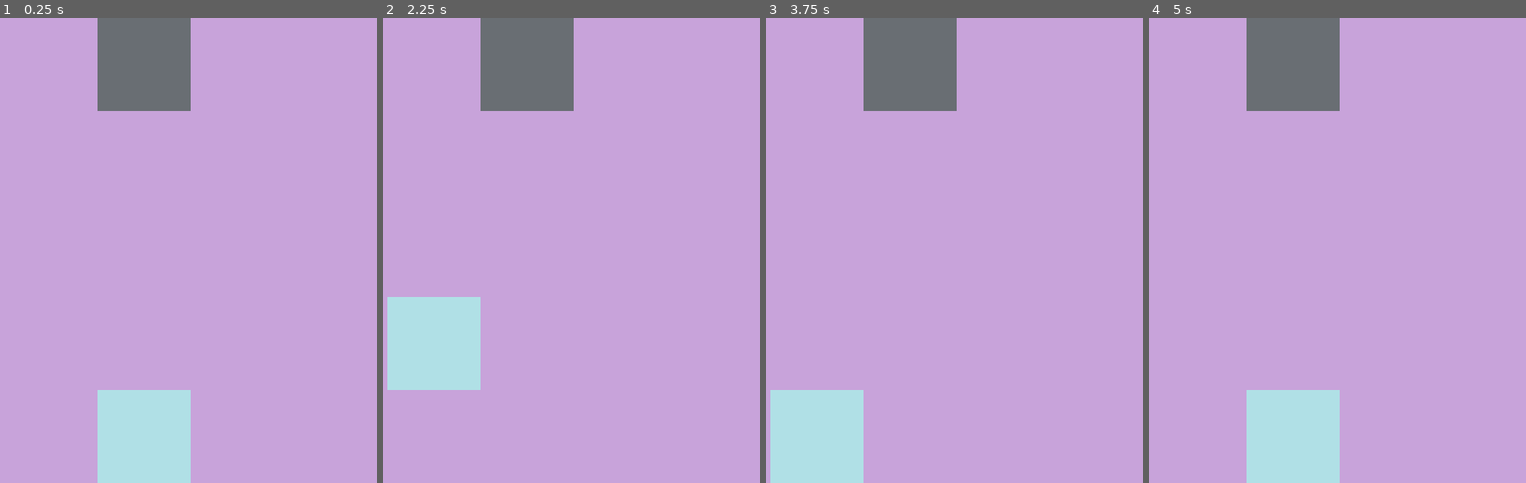
Above: before the commit, frames 1-4 (left to right).
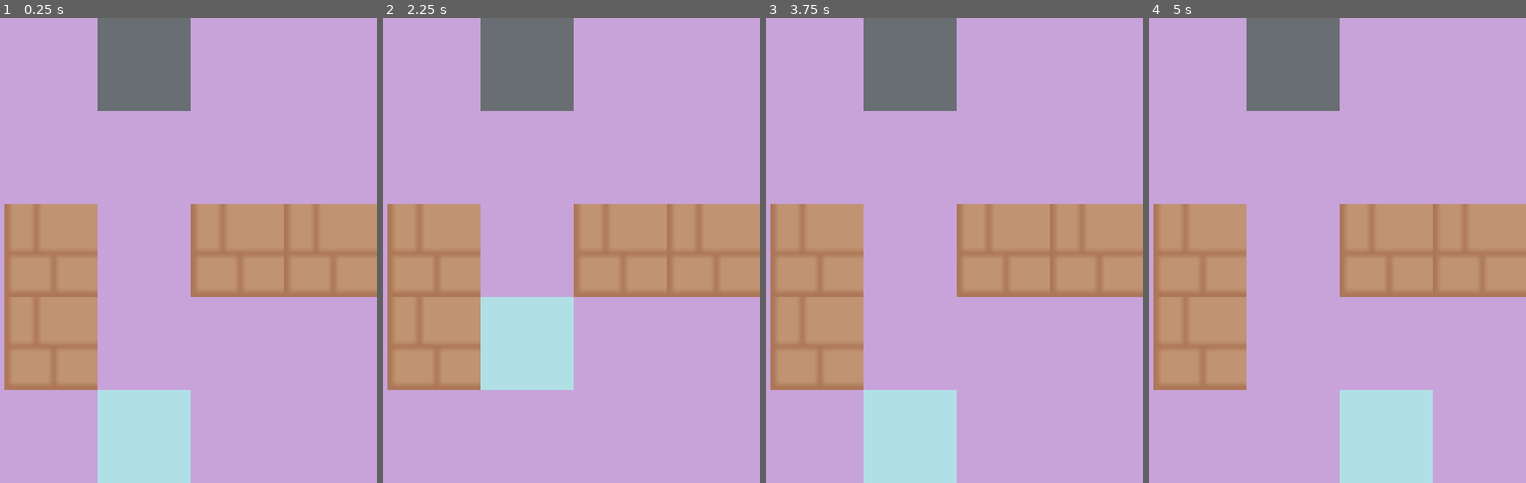
Above: after the commit, the same moments.

Repository: yifan-lee/ATB_Tower_Climber
Game: Godot game, scene res://scenes/game.tscn
Two runs of this game, one before a commit and one after it. Both use one fixed random seed, a clock stepped at 60 frames per second and the inputs below. The project has no main scene, so this scene is started directly.
Inputs:
- Up to frame 1 (0.25 s): no input
- Up to frame 2 (2.25 s): tap Enter at 0.5, 2 s; hold Up (ui_up) 0.53-2.03 s; tap Space at 1.25 s; hold Left (ui_left) from 2.03 s (still down)
- Up to frame 3 (3.75 s): tap Space at 2.75 s; tap Enter at 3.5 s; release Left (ui_left) at 3.53 s; hold Down (ui_down) from 3.53 s (still down)
- Up to frame 4 (5 s): tap Space at 4.25 s; release Down (ui_down) at 4.28 s; hold Right (ui_right) from 4.28 s (still down)

The runs differ from the first frame. In frame 1, 20% of the frame differs, in the area x 1-100%, y 40-80%; in frame 2, 25%; in frame 3, 30%, in the area x 1-100%, y 40-100%; in frame 4, 30%.

Commit message:
add wall

Diff:
--- /dev/null
+++ b/assets/tilesets/walls.tres
@@ -0,0 +1,310 @@
+[gd_resource type="TileSet" format=3 uid="uid://on0xx8elxuqt"]
+
+[ext_resource type="Texture2D" uid="uid://c6axvug0uigk8" path="res://assets/sprites/wall.png" id="1_h758o"]
+
+[sub_resource type="TileSetAtlasSource" id="TileSetAtlasSource_h758o"]
+texture = ExtResource("1_h758o")
+0:0/0 = 0
+1:0/0 = 0
+2:0/0 = 0
+3:0/0 = 0
+4:0/0 = 0
+5:0/0 = 0
+6:0/0 = 0
+7:0/0 = 0
+8:0/0 = 0
+9:0/0 = 0
+10:0/0 = 0
+11:0/0 = 0
+12:0/0 = 0
+13:0/0 = 0
+14:0/0 = 0
+15:0/0 = 0
+16:0/0 = 0
+17:0/0 = 0
+18:0/0 = 0
+19:0/0 = 0
+20:0/0 = 0
+21:0/0 = 0
+22:0/0 = 0
+23:0/0 = 0
+24:0/0 = 0
+25:0/0 = 0
+26:0/0 = 0
+27:0/0 = 0
+28:0/0 = 0
+29:0/0 = 0
+30:0/0 = 0
+31:0/0 = 0
+0:1/0 = 0
+1:1/0 = 0
+2:1/0 = 0
+3:1/0 = 0
+4:1/0 = 0
+5:1/0 = 0
+6:1/0 = 0
+7:1/0 = 0
+8:1/0 = 0
+9:1/0 = 0
+10:1/0 = 0
+11:1/0 = 0
+12:1/0 = 0
+13:1/0 = 0
+14:1/0 = 0
+15:1/0 = 0
+16:1/0 = 0
+17:1/0 = 0
+18:1/0 = 0
+19:1/0 = 0
+20:1/0 = 0
+21:1/0 = 0
+22:1/0 = 0
+23:1/0 = 0
+24:1/0 = 0
+25:1/0 = 0
+26:1/0 = 0
+27:1/0 = 0
+28:1/0 = 0
+29:1/0 = 0
+30:1/0 = 0
+31:1/0 = 0
+0:2/0 = 0
+1:2/0 = 0
+2:2/0 = 0
+3:2/0 = 0
+4:2/0 = 0
+5:2/0 = 0
+6:2/0 = 0
+7:2/0 = 0
+8:2/0 = 0
+9:2/0 = 0
+10:2/0 = 0
+11:2/0 = 0
+12:2/0 = 0
+13:2/0 = 0
+14:2/0 = 0
+15:2/0 = 0
+16:2/0 = 0
+17:2/0 = 0
+18:2/0 = 0
+19:2/0 = 0
+20:2/0 = 0
+21:2/0 = 0
+22:2/0 = 0
+23:2/0 = 0
+24:2/0 = 0
+25:2/0 = 0
+26:2/0 = 0
+27:2/0 = 0
+28:2/0 = 0
+29:2/0 = 0
+30:2/0 = 0
+31:2/0 = 0
+0:3/0 = 0
+1:3/0 = 0
+2:3/0 = 0
+3:3/0 = 0
+4:3/0 = 0
+5:3/0 = 0
+6:3/0 = 0
+7:3/0 = 0
+8:3/0 = 0
+9:3/0 = 0
+10:3/0 = 0
+11:3/0 = 0
+12:3/0 = 0
+13:3/0 = 0
+14:3/0 = 0
+15:3/0 = 0
+16:3/0 = 0
+17:3/0 = 0
+18:3/0 = 0
+19:3/0 = 0
+0:4/0 = 0
+1:4/0 = 0
+2:4/0 = 0
+3:4/0 = 0
+4:4/0 = 0
+5:4/0 = 0
+6:4/0 = 0
+7:4/0 = 0
+8:4/0 = 0
+9:4/0 = 0
+10:4/0 = 0
+11:4/0 = 0
+12:4/0 = 0
+13:4/0 = 0
+14:4/0 = 0
+15:4/0 = 0
+16:4/0 = 0
+17:4/0 = 0
+18:4/0 = 0
+19:4/0 = 0
+0:5/0 = 0
+1:5/0 = 0
+2:5/0 = 0
+3:5/0 = 0
+4:5/0 = 0
+5:5/0 = 0
+6:5/0 = 0
+7:5/0 = 0
+8:5/0 = 0
+9:5/0 = 0
+10:5/0 = 0
+11:5/0 = 0
+12:5/0 = 0
+13:5/0 = 0
+14:5/0 = 0
+15:5/0 = 0
+16:5/0 = 0
+17:5/0 = 0
+18:5/0 = 0
+19:5/0 = 0
+1:6/0 = 0
+2:6/0 = 0
+3:6/0 = 0
+6:6/0 = 0
+7:6/0 = 0
+8:6/0 = 0
+11:6/0 = 0
+12:6/0 = 0
+13:6/0 = 0
+16:6/0 = 0
+16:6/0/physics_layer_0/polygon_0/points = PackedVector2Array(-8, -8, 8, -8, 8, 8, -8, 8)
+17:6/0 = 0
+17:6/0/physics_layer_0/polygon_0/points = PackedVector2Array(-8, -8, 8, -8, 8, 8, -8, 8)
+18:6/0 = 0
+18:6/0/physics_layer_0/polygon_0/points = PackedVector2Array(-8, -8, 8, -8, 8, 8, -8, 8)
+1:7/0 = 0
+2:7/0 = 0
+3:7/0 = 0
+6:7/0 = 0
+7:7/0 = 0
+8:7/0 = 0
+11:7/0 = 0
+12:7/0 = 0
+13:7/0 = 0
+16:7/0 = 0
+17:7/0 = 0
+18:7/0 = 0
+1:8/0 = 0
+2:8/0 = 0
+3:8/0 = 0
+6:8/0 = 0
+7:8/0 = 0
+8:8/0 = 0
+11:8/0 = 0
+12:8/0 = 0
+13:8/0 = 0
+16:8/0 = 0
+17:8/0 = 0
+18:8/0 = 0
+0:9/0 = 0
+1:9/0 = 0
+2:9/0 = 0
+3:9/0 = 0
+4:9/0 = 0
+5:9/0 = 0
+6:9/0 = 0
+7:9/0 = 0
+8:9/0 = 0
+9:9/0 = 0
+21:9/0 = 0
+22:9/0 = 0
+23:9/0 = 0
+0:10/0 = 0
+1:10/0 = 0
+2:10/0 = 0
+3:10/0 = 0
+4:10/0 = 0
+5:10/0 = 0
+6:10/0 = 0
+7:10/0 = 0
+8:10/0 = 0
+9:10/0 = 0
+11:10/0 = 0
+12:10/0 = 0
+13:10/0 = 0
+21:10/0 = 0
+22:10/0 = 0
+23:10/0 = 0
+0:11/0 = 0
+1:11/0 = 0
+2:11/0 = 0
+3:11/0 = 0
+4:11/0 = 0
+5:11/0 = 0
+6:11/0 = 0
+7:11/0 = 0
+8:11/0 = 0
+9:11/0 = 0
+11:11/0 = 0
+12:11/0 = 0
+13:11/0 = 0
+21:11/0 = 0
+22:11/0 = 0
+23:11/0 = 0
+0:12/0 = 0
+1:12/0 = 0
+2:12/0 = 0
+3:12/0 = 0
+4:12/0 = 0
+5:12/0 = 0
+6:12/0 = 0
+7:12/0 = 0
+8:12/0 = 0
+9:12/0 = 0
+11:12/0 = 0
+12:12/0 = 0
+13:12/0 = 0
+0:13/0 = 0
+1:13/0 = 0
+2:13/0 = 0
+3:13/0 = 0
+4:13/0 = 0
+5:13/0 = 0
+6:13/0 = 0
+7:13/0 = 0
+8:13/0 = 0
+9:13/0 = 0
+11:13/0 = 0
+12:13/0 = 0
+13:13/0 = 0
+0:14/0 = 0
+1:14/0 = 0
+2:14/0 = 0
+3:14/0 = 0
+4:14/0 = 0
+5:14/0 = 0
+6:14/0 = 0
+7:14/0 = 0
+8:14/0 = 0
+9:14/0 = 0
+11:14/0 = 0
+12:14/0 = 0
+13:14/0 = 0
+1:15/0 = 0
+2:15/0 = 0
+3:15/0 = 0
+6:15/0 = 0
+7:15/0 = 0
+8:15/0 = 0
+11:15/0 = 0
+12:15/0 = 0
+13:15/0 = 0
+1:16/0 = 0
+2:16/0 = 0
+3:16/0 = 0
+6:16/0 = 0
+7:16/0 = 0
+8:16/0 = 0
+1:17/0 = 0
+2:17/0 = 0
+3:17/0 = 0
+6:17/0 = 0
+7:17/0 = 0
+8:17/0 = 0
+
+[resource]
+physics_layer_0/collision_layer = 1
+sources/0 = SubResource("TileSetAtlasSource_h758o")
--- a/scenes/map/world.tscn
+++ b/scenes/map/world.tscn
@@ -1,5 +1,6 @@
 [gd_scene format=3 uid="uid://c115cr5ya0hef"]
 
+[ext_resource type="TileSet" uid="uid://on0xx8elxuqt" path="res://assets/tilesets/walls.tres" id="1_da718"]
 [ext_resource type="PackedScene" uid="uid://4ativjv3wmjo" path="res://entities/player/Player.tscn" id="1_kysmn"]
 [ext_resource type="PackedScene" uid="uid://bu3jrh244lpqn" path="res://entities/enemies/Monster1.tscn" id="2_0f733"]
 
@@ -15,3 +16,8 @@
 
 [node name="Monster1" parent="." unique_id=616903997 instance=ExtResource("2_0f733")]
 position = Vector2(128, 0)
+
+[node name="WallLayer" type="TileMapLayer" parent="." unique_id=1257321467 groups=["wall"]]
+scale = Vector2(4, 4)
+tile_map_data = PackedByteArray(0, 0, 1, 0, 3, 0, 0, 0, 16, 0, 6, 0, 0, 0, 1, 0, 2, 0, 0, 0, 16, 0, 6, 0, 0, 0, 3, 0, 2, 0, 0, 0, 16, 0, 6, 0, 0, 0, 4, 0, 2, 0, 0, 0, 16, 0, 6, 0, 0, 0)
+tile_set = ExtResource("1_da718")
--- a/scripts/player_map.gd
+++ b/scripts/player_map.gd
@@ -41,8 +41,10 @@
 	if collider.is_in_group("enemy"): # 分类：如果是怪物组的成员
 		print("撞到了怪物！触发战斗！")
 		trigger_battle() # 执行：触发战斗函数
+	elif collider.is_in_group("wall"):
+		print("前方有障碍物，无法通过！")
 	else:
-		print("前方有障碍物，无法通过！") # 阻挡：如果是墙壁或其它，不移动
+		print("不知道是什么，过不去！") # 阻挡：如果是墙壁或其它，不移动
 
 
 func trigger_battle(): # 定义战斗：在这里处理战斗切换逻辑
Binary file added: assets/sprites/wall.png
Not shown, added: assets/sprites/wall.png.import
